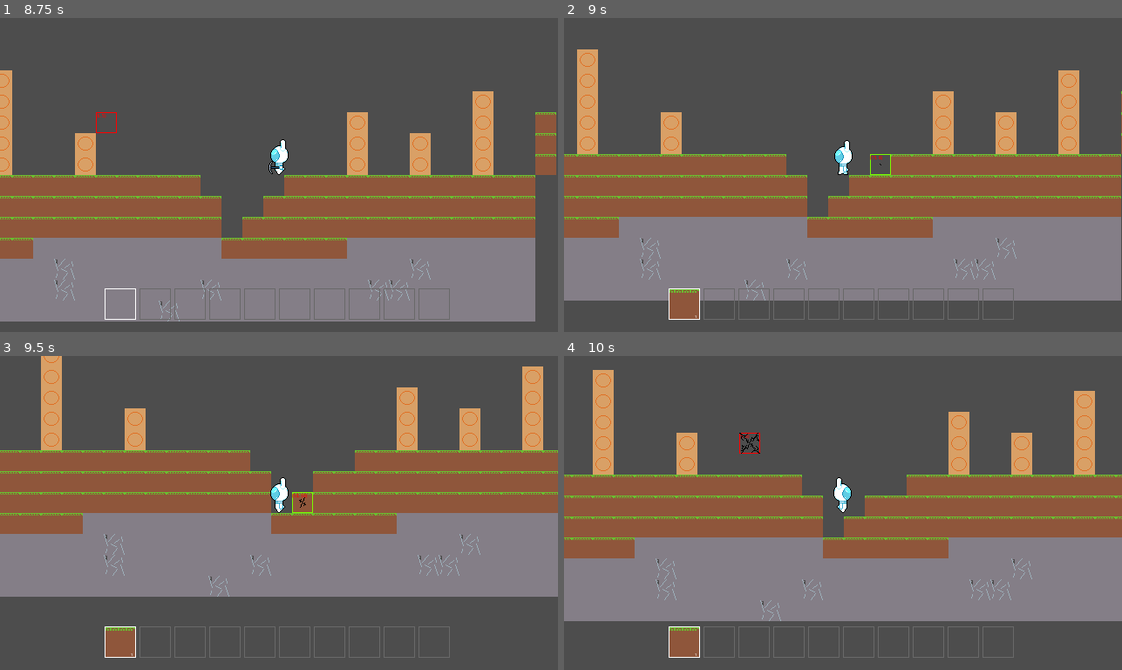
Above: before the commit, frames 1-4 (two rows, left to right).
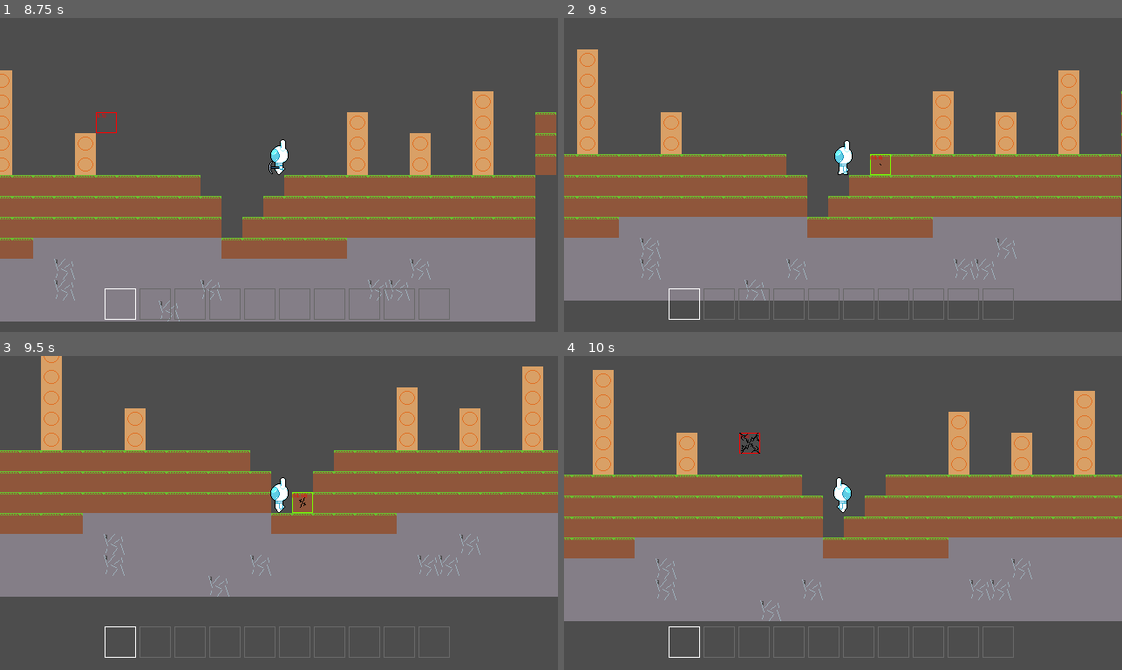
Above: after the commit, the same moments.

Repository: GriffinRio/Game-likeJam10
Game: Godot game, scene res://main.tscn
Same seed, same stepped clock (60 frames per second), same inputs: the game is played once before the commit and once after it.
Inputs (mouse positions are in pixels of both pictures, inside the frame that each line leads up to):
- Up to frame 1 (8.75 s): move the mouse to (251, 237) at 0.52 s; press the mouse at (251, 237) at 0.53 s; hold D (Move_Right) 0.53-2.03 s; tap W (Jump) at 0.77, 1.52, 3.02, 3.77, 4.52, 6.02, 6.77, 7.52 s; move the mouse to (446, 222) at 1.27 s; release the mouse at (446, 222) at 1.28 s; tap 1 (Direct_Item_Switch) at 1.35 s; move the mouse to (111, 127) at 2.02 s; hold Right mouse button (Place) 2.03-2.78 s; hold A (Move_Left) 2.03-4.28 s; move the mouse to (306, 175) at 2.77 s; tap Mouse wheel down (Switch_Item_Down) at 2.85 s; move the mouse to (195, 96) at 3.52 s; hold Mouse wheel up (Switch_Item_Up) 3.53-4.28 s; move the mouse to (401, 159) at 4.27 s; hold D (Move_Right) 4.28-8.03 s; click (401, 159) at 4.35 s; move the mouse to (167, 190) at 5.02 s; hold 1 (Direct_Item_Switch) 5.03-5.78 s; move the mouse to (334, 105) at 5.77 s; right-click (334, 105) at 5.85 s; move the mouse to (251, 237) at 6.52 s; hold Mouse wheel down (Switch_Item_Down) 6.53-7.28 s; move the mouse to (446, 222) at 7.27 s; tap Mouse wheel up (Switch_Item_Up) at 7.35 s; move the mouse to (111, 127) at 8.02 s; press the mouse at (111, 127) at 8.03 s; hold A (Move_Left) from 8.03 s (still down)
- Up to frame 2 (9 s): keep holding A (Move_Left); move the mouse to (870, 175) at 8.77 s; release the mouse at (870, 175) at 8.78 s; tap 1 (Direct_Item_Switch) at 8.85 s
- Up to frame 3 (9.5 s): keep holding A (Move_Left); tap W (Jump) at 9.02 s
- Up to frame 4 (10 s): move the mouse to (759, 434) at 9.52 s; release A (Move_Left) at 9.53 s; hold D (Move_Right) from 9.53 s (still down); hold Right mouse button (Place) from 9.53 s (still down); tap W (Jump) at 9.77 s

Frame 1 is identical in both runs. In frame 2, 0.7% of the frame differs, in the area x 18-59%, y 43-96%; in frame 3, 0.8%, in the area x 18-64%, y 30-96%; in frame 4, 0.8%.
Error after the commit: Parse Error: Could not find type "Enums" in the current scope. (res://Resources/Templates/block.gd:5)

Commit message:
updated block data type

Diff:
--- a/gameLikeJam10/Resources/Blocks/dirt_block.tres
+++ b/gameLikeJam10/Resources/Blocks/dirt_block.tres
@@ -6,7 +6,7 @@
 [resource]
 script = ExtResource("1_l5wj1")
 name = "Dirt"
+tool_type = 2
 health = 200
 drop = ExtResource("1_j1y7f")
-atlas_coord = Vector2i(1, 0)
 metadata/_custom_type_script = "uid://dxhlyg6lcklxi"
--- a/gameLikeJam10/Resources/Blocks/wood_block.tres
+++ b/gameLikeJam10/Resources/Blocks/wood_block.tres
@@ -6,7 +6,7 @@
 [resource]
 script = ExtResource("1_jg2gi")
 name = "Wood"
+tool_type = 1
 health = 100
 drop = ExtResource("1_6vo7w")
-atlas_coord = Vector2i(0, 1)
 metadata/_custom_type_script = "uid://dxhlyg6lcklxi"
--- a/gameLikeJam10/Resources/Templates/block.gd
+++ b/gameLikeJam10/Resources/Templates/block.gd
@@ -2,6 +2,7 @@
 class_name Block
 
 @export var name : String
+@export var tool_type : Enums.tool_type
 @export var health : int
 ## Connects to an Item that will be giving to the player when block is broken
 @export var drop : Item
